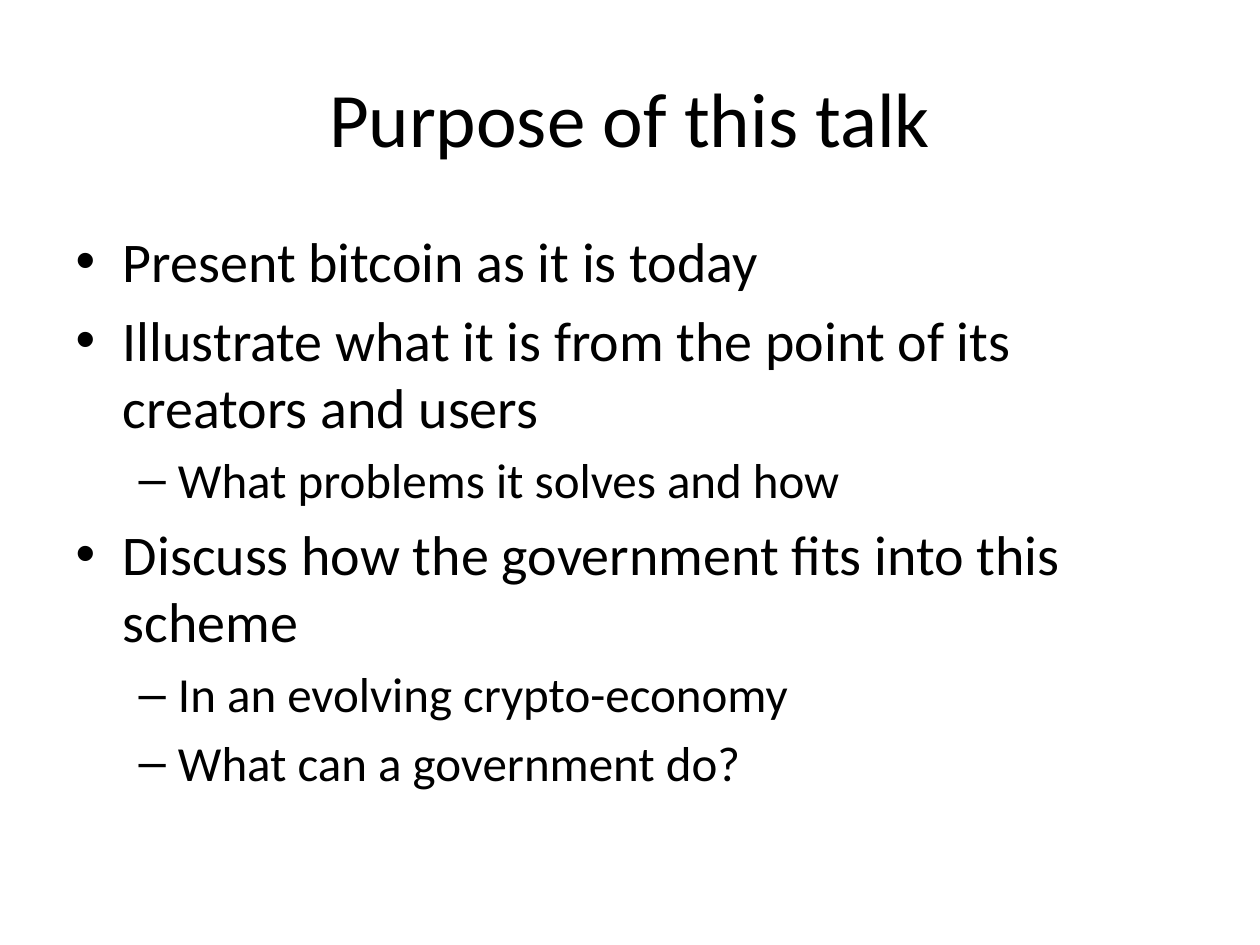
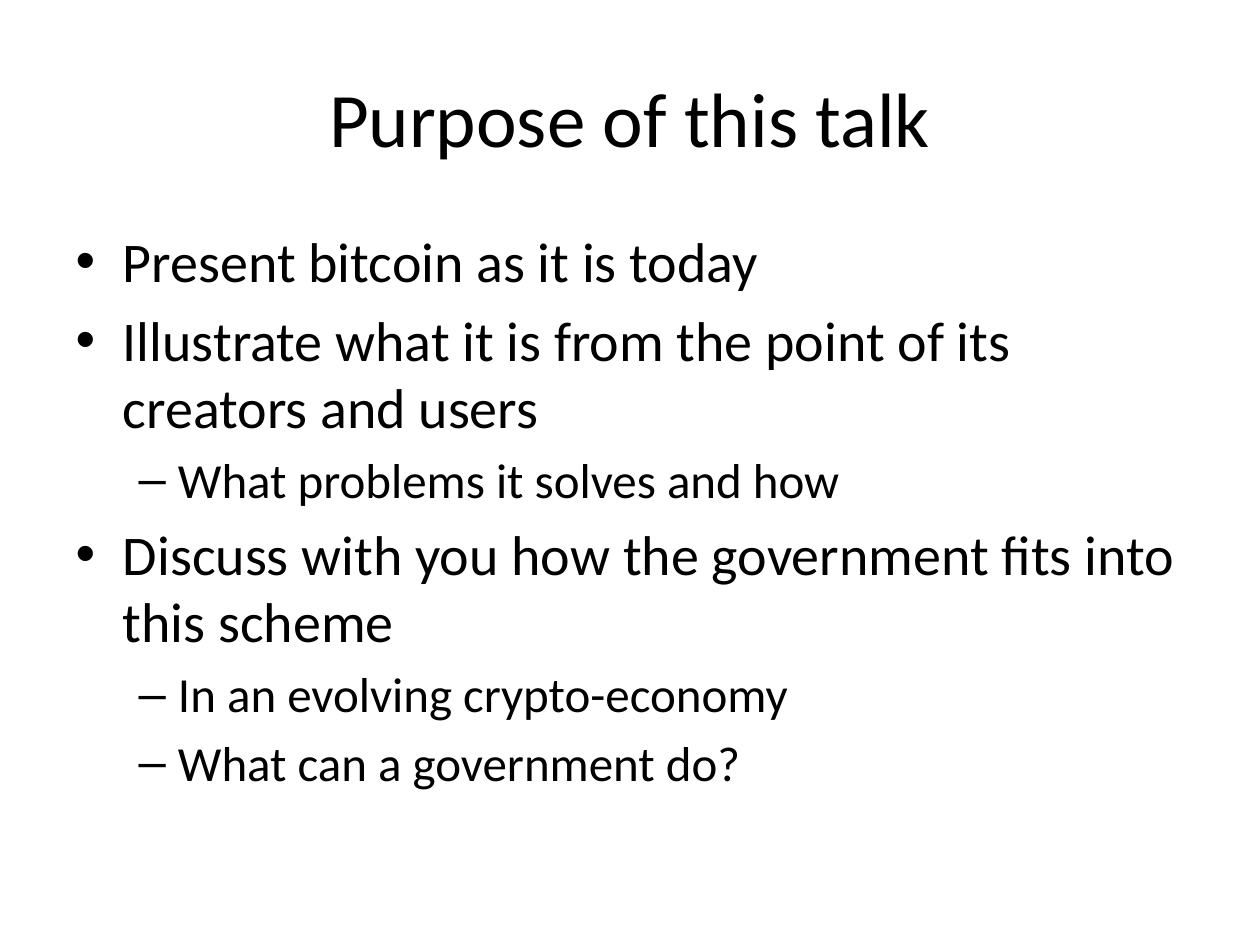
Before and after one commit to dionyziz/ntua-crypto, a slide deck: slide 10 of bitcoin-en.pptx. Drawn at 1260x945 pixels with LibreOffice and Linux fonts; fonts in the diff are those of the drawing. Boxes give left, top, right and bottom in pixels: in the first picture for what was removed or moved away, otherwise in the second. Text is boxed around its words. In the diff, an @@ line names an element or a change of style, - is before the commit and + after.

```diff
--- a/bitcoin-en.pptx
+++ b/bitcoin-en.pptx
@@ text at (123, 536, 1173, 643): text changed @@
-• Discuss how the government fits into this scheme
+• Discuss with you how the government fits into this scheme
```
Also in this commit, not shown: 15 other slides changed, 1 other file.
